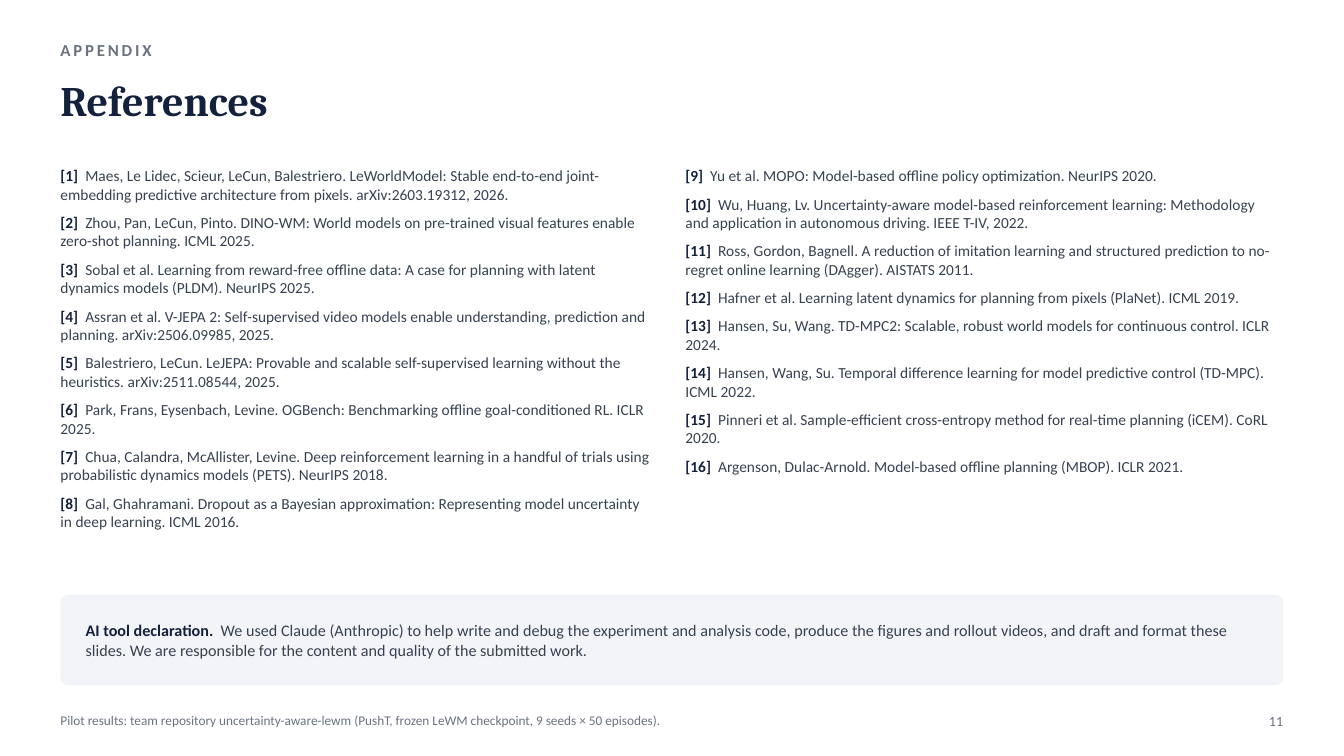
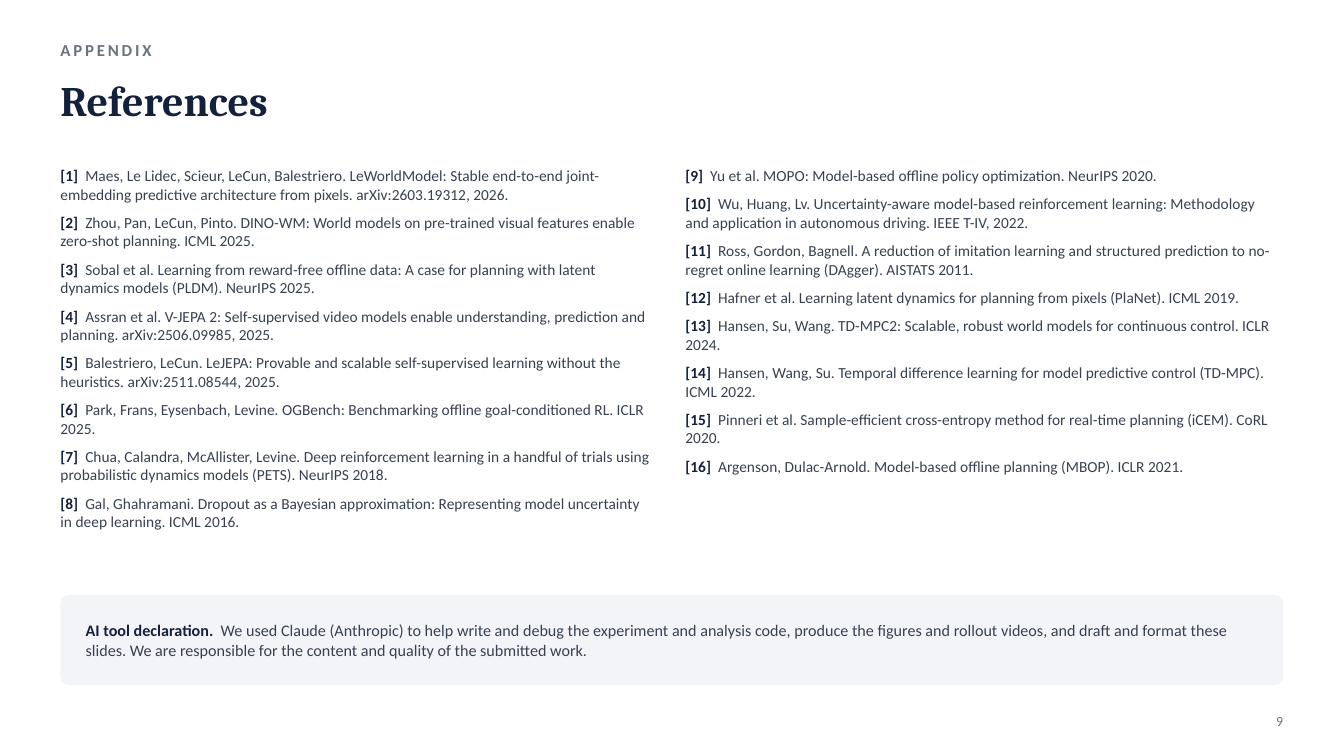
Before and after one commit to JaspinXu/uncertainty-aware-lewm, a slide deck: slide 9 of report/slides/CS5478_proposal_milestone.pptx (slide 11 before the commit). Drawn at 1344x756 pixels with LibreOffice and Linux fonts; fonts in the diff are those of the drawing. Boxes give left, top, right and bottom in pixels: in the first picture for what was removed or moved away, otherwise in the second. Text is boxed around its words. In the diff, an @@ line names an element or a change of style, - is before the commit and + after.

```diff
--- a/report/slides/CS5478_proposal_milestone.pptx
+++ b/report/slides/CS5478_proposal_milestone.pptx
@@ text removed at (60,715,660,727) @@
-Pilot results: team repository uncertainty-aware-lewm (PushT, frozen LeWM checkpoint, 9 seeds × 50 episodes).
@@ text at (1276,717,1283,726): text changed @@
-11
+9
```
Also in this commit, not shown: 12 other slides changed, 2 slides removed, 2 other files.
